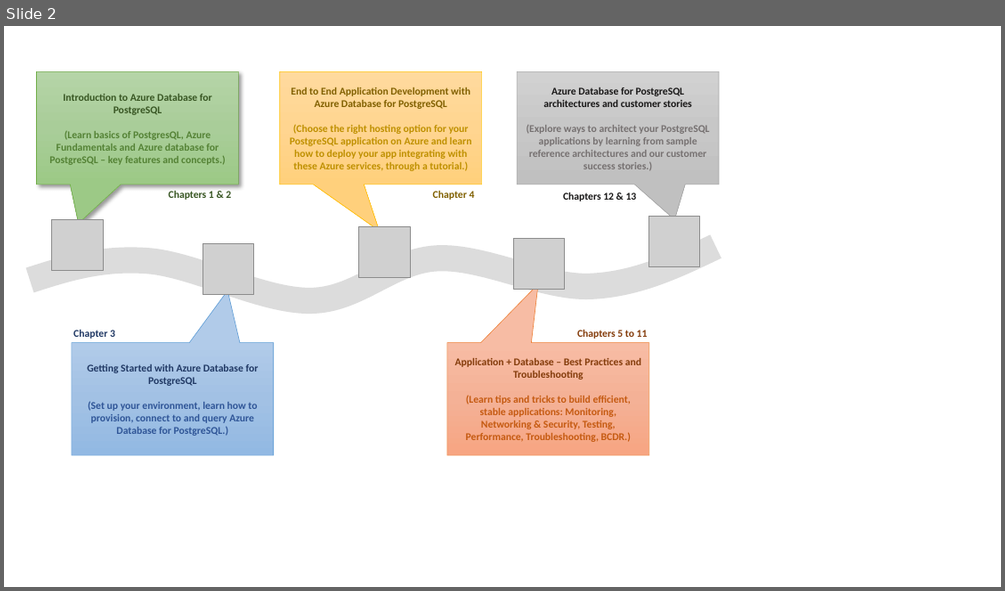
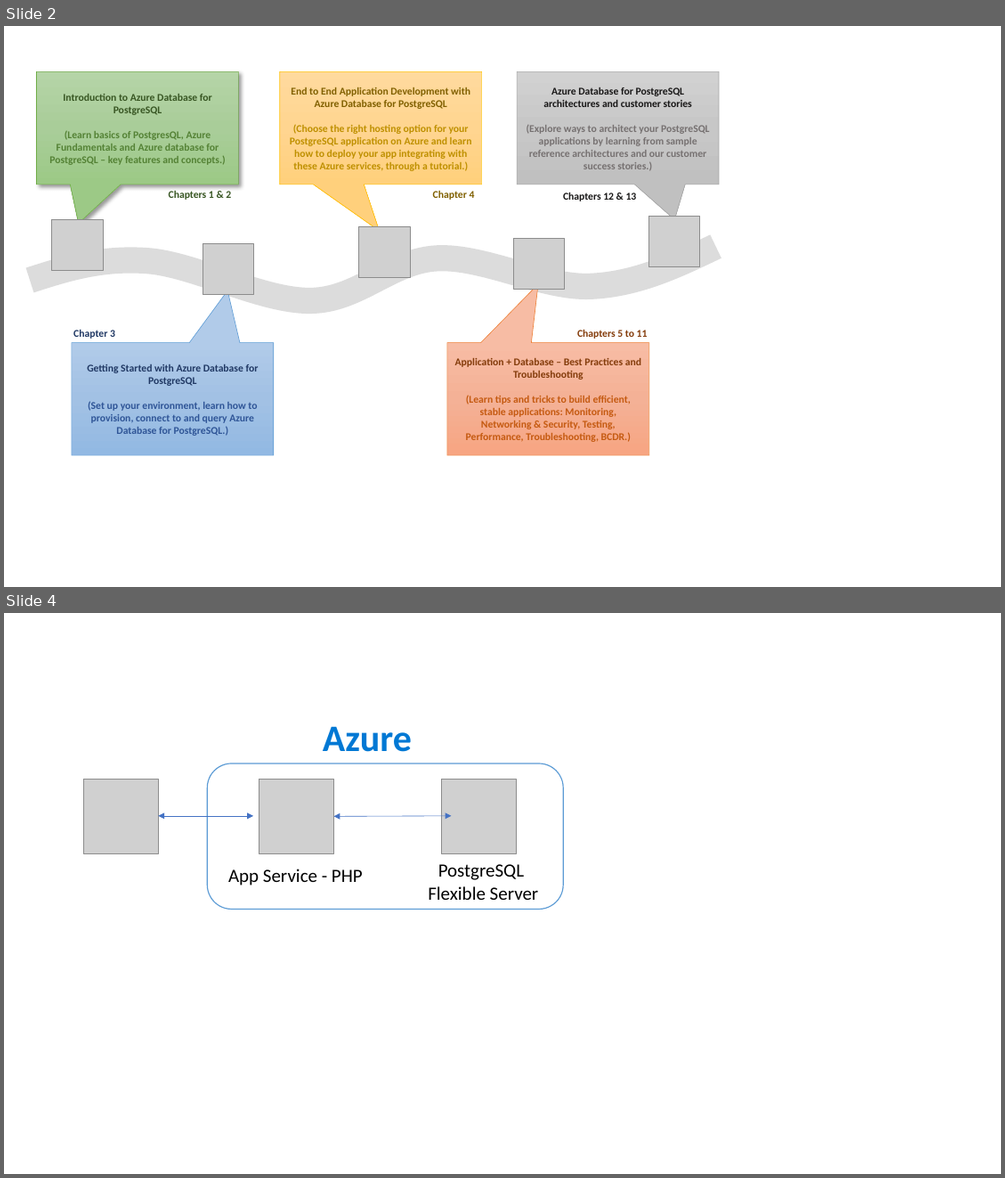
Before and after one commit to solliancenet/microsoft-postgresql-developer-guide, a slide deck: resources/diagrams.pptx. Shown one above the other, each under a label of ours: slide 2 before the commit, slides 2 and 4 after it; the slides between them are not shown. The pictures are 1005x591 and 1005x1178 pixels, drawn with LibreOffice and Linux fonts; fonts in the diff are those of the drawing; grey boxes stand for pictures. Boxes give left, top, right and bottom in pixels: in the first picture for what was removed or moved away, otherwise in the second. Text is boxed around its words. In the diff, an @@ line names an element or a change of style, - is before the commit and + after.

```diff
--- a/resources/diagrams.pptx
+++ b/resources/diagrams.pptx
@@ slide 4 added at (x1=4, y1=613, x2=1001, y2=1174), background #FFFFFF @@
@@ text added at (x1=323, y1=726, x2=412, y2=752), 36 pt, text #0078D4, bold @@
+Azure
@@ rounded rectangle added at (x1=208, y1=763, x2=563, y2=909), fill #FFFFFF, outline #5B9BD5 1 pt @@
@@ picture added at (x1=83, y1=779, x2=158, y2=854) @@
@@ picture added at (x1=259, y1=779, x2=334, y2=854) @@
@@ picture added at (x1=442, y1=779, x2=517, y2=854) @@
@@ double arrow added from (158, 816) to (254, 816), #4472C4 0.5 pt @@
@@ double arrow added from (334, 817) to (451, 816), #4472C4 0.5 pt @@
@@ text added at (x1=228, y1=868, x2=363, y2=885), 18 pt, text #000000 @@
+App Service - PHP
@@ text added at (x1=428, y1=864, x2=539, y2=900), 18 pt, text #000000 @@
+PostgreSQL
+Flexible Server
```
Also in this commit, not shown: 5 other files.
